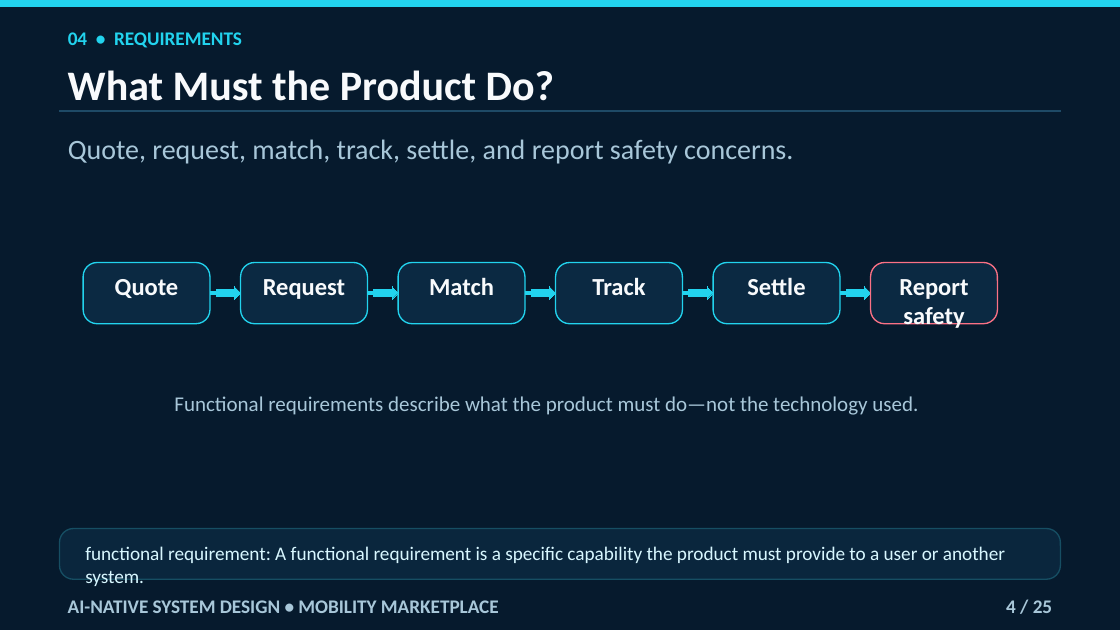
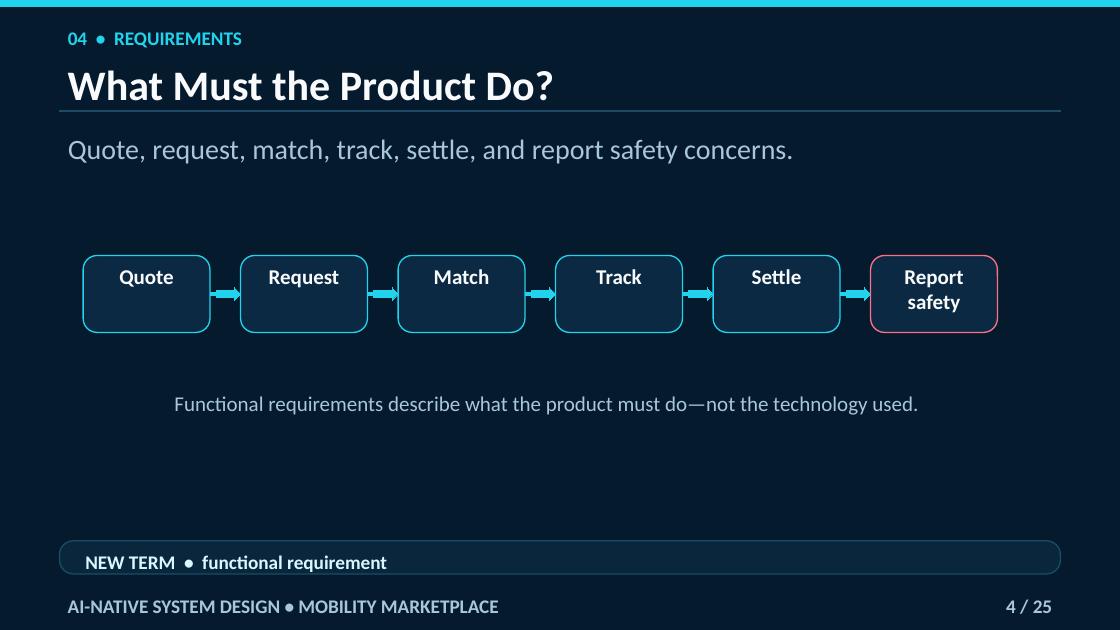
Before and after one commit to navaidya/learning, a slide deck: slide 4 of video/system-design/ai-native-mobility-marketplace/ai-native-mobility-marketplace.pptx. Drawn at 1120x630 pixels with LibreOffice and Linux fonts; fonts in the diff are those of the drawing. Boxes give left, top, right and bottom in pixels: in the first picture for what was removed or moved away, otherwise in the second. Text is boxed around its words. In the diff, an @@ line names an element or a change of style, - is before the commit and + after.

```diff
--- a/video/system-design/ai-native-mobility-marketplace/ai-native-mobility-marketplace.pptx
+++ b/video/system-design/ai-native-mobility-marketplace/ai-native-mobility-marketplace.pptx
@@ rounded rectangle "Quote" resized from (x1=83, y1=262, x2=210, y2=323) to (x1=83, y1=255, x2=210, y2=333) @@
@@ rounded rectangle "Request" resized from (x1=240, y1=262, x2=367, y2=323) to (x1=240, y1=255, x2=367, y2=333) @@
@@ rounded rectangle "Match" resized from (x1=398, y1=262, x2=525, y2=323) to (x1=398, y1=255, x2=525, y2=333) @@
@@ rounded rectangle "Track" resized from (x1=555, y1=262, x2=682, y2=323) to (x1=555, y1=255, x2=682, y2=333) @@
@@ size 21 to 18 pt; proportions changed in 5 elements at (x1=83, y1=255, x2=210, y2=333), (x1=240, y1=255, x2=367, y2=333), (x1=398, y1=255, x2=525, y2=333), (x1=555, y1=255, x2=682, y2=333), (x1=713, y1=255, x2=840, y2=333) @@
@@ rounded rectangle "Settle" resized from (x1=713, y1=262, x2=840, y2=323) to (x1=713, y1=255, x2=840, y2=333) @@
@@ rounded rectangle "Report" resized from (x1=870, y1=262, x2=997, y2=323) to (x1=870, y1=255, x2=997, y2=333) @@
@@ rounded rectangle "Report" at (x1=870, y1=255, x2=997, y2=333): proportions changed @@
@@ text in rounded rectangle at (x1=904, y1=270, x2=963, y2=313): text changed; size 21 to 18 pt @@
-Report safety
+Report
+safety
@@ rounded rectangle at (x1=60, y1=541, x2=1061, y2=575): proportions changed @@
@@ rounded rectangle resized from (x1=60, y1=528, x2=1061, y2=579) to (x1=60, y1=541, x2=1061, y2=575) @@
@@ text at (x1=85, y1=555, x2=387, y2=572): text changed; bold on @@
-functional requirement: A functional requirement is a specific capability the product must provide to a user or another system.
+NEW TERM • functional requirement
```
Also in this commit, not shown: 24 other slides changed.
